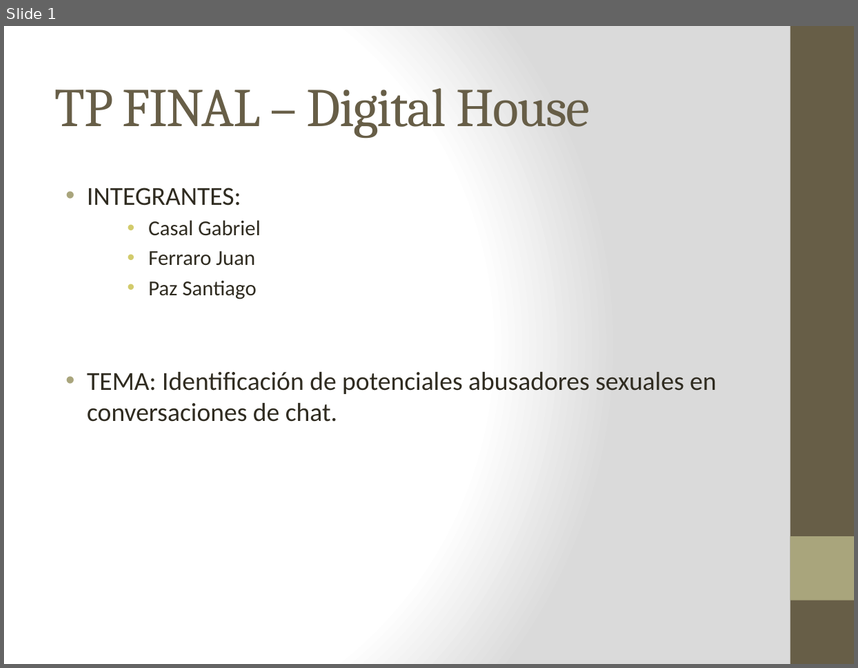
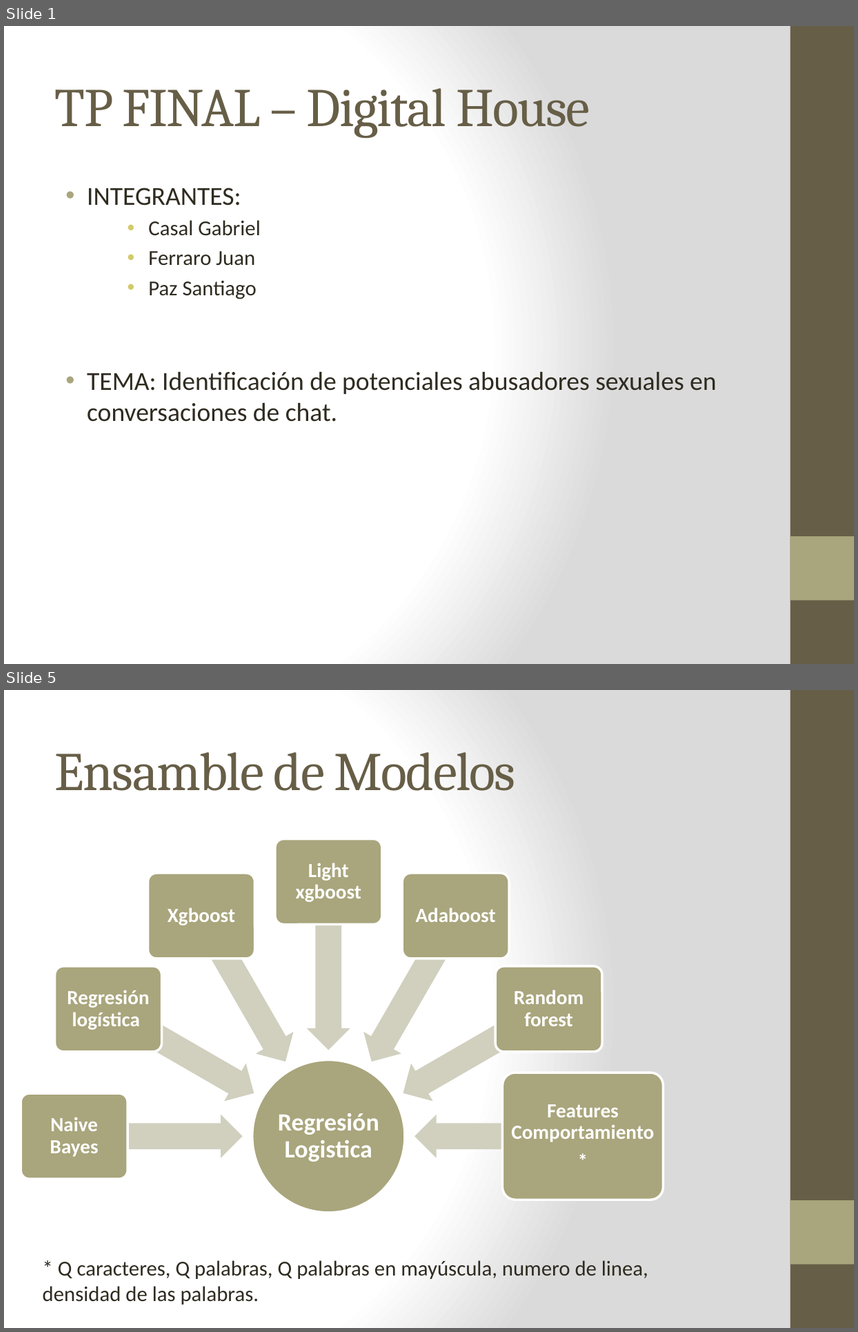
Before and after one commit to GabrielCasal/Digital_House, a slide deck: Tp Final/Presentacion/TP_FINAL_V1.pptx. Shown one above the other, each under a label of ours: slide 1 before the commit, slides 1 and 5 after it; the slides between them are not shown. The pictures are 858x668 and 858x1332 pixels, drawn with LibreOffice and Linux fonts; fonts in the diff are those of the drawing. Boxes give left, top, right and bottom in pixels: in the first picture for what was removed or moved away, otherwise in the second. Text is boxed around its words. In the diff, an @@ line names an element or a change of style, - is before the commit and + after.

```diff
--- a/Tp Final/Presentacion/TP_FINAL_V1.pptx
+++ b/Tp Final/Presentacion/TP_FINAL_V1.pptx
@@ slide 5 added at [4,690,854,1328], background gradient #FFFFFF to #DADADA; not listed: 2 template elements that a slide beside it also shows @@
@@ title added at [55,752,516,791], 46 pt, text #675E47 @@
+Ensamble de Modelos
@@ group added at [21,839,663,1213]: 8 texts, 7 left arrows, 7 rounded rectangles, 1 ellipse @@
+Regresión Logistica
+Naive Bayes
+Regresión logística
+Xgboost
+Light xgboost
+Adaboost
+Random forest
+Features Comportamiento
+*
@@ text added at [43,1260,648,1304], 18 pt, text #2F2B20 @@
+* Q caracteres, Q palabras, Q palabras en mayúscula, numero de linea, densidad de las palabras.
```
Also in this commit, not shown: 2 slides changed, 2 other slides added, 5 slides removed, 1 other file.
